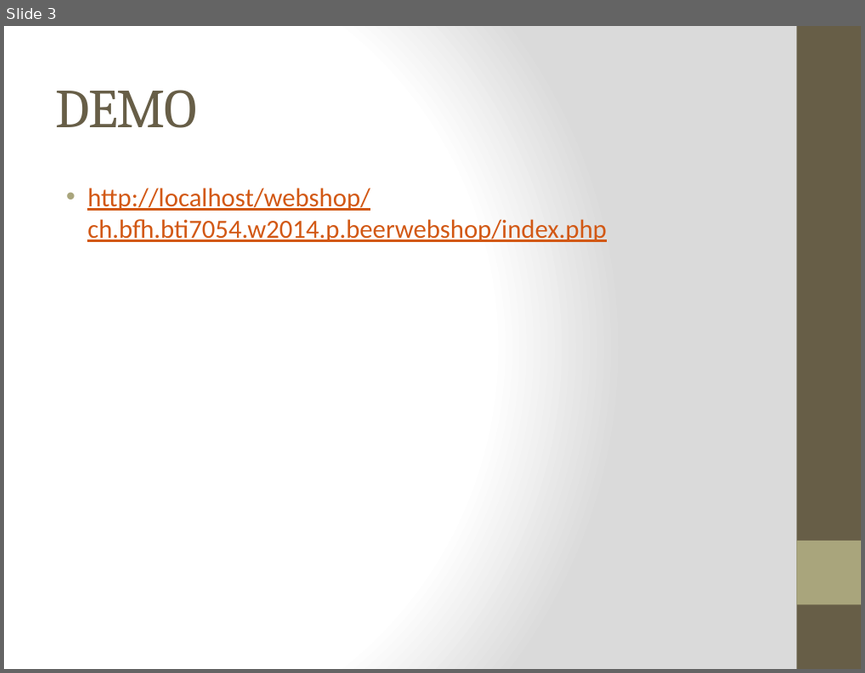
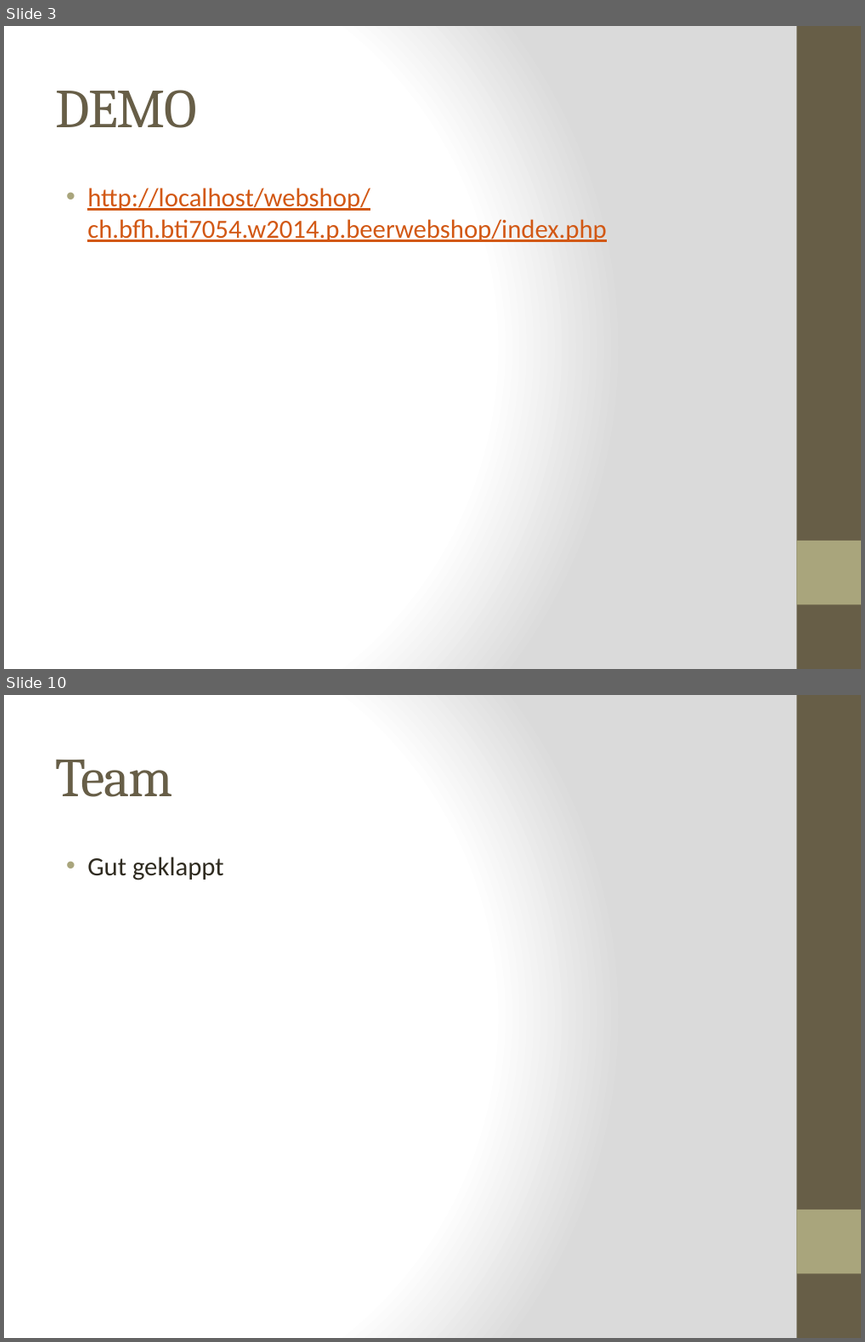
Before and after one commit to kochm8/ch.bfh.bti7054.w2014.p.beerwebshop, a slide deck: doc/Präsentation.pptx. Shown one above the other, each under a label of ours: slide 3 before the commit, slides 3 and 10 after it; the slides between them are not shown. The pictures are 865x673 and 865x1342 pixels, drawn with LibreOffice and Linux fonts; fonts in the diff are those of the drawing. Boxes give left, top, right and bottom in pixels: in the first picture for what was removed or moved away, otherwise in the second. Text is boxed around its words. In the diff, an @@ line names an element or a change of style, - is before the commit and + after.

```diff
--- a/doc/Präsentation.pptx
+++ b/doc/Präsentation.pptx
@@ slide 10 added at (x1=4, y1=695, x2=861, y2=1338), background gradient #FFFFFF to #DADADA; not listed: 2 template elements that a slide beside it also shows @@
@@ title added at (x1=55, y1=760, x2=172, y2=797), 46 pt, text #675E47 @@
+Team
@@ text added at (x1=87, y1=857, x2=224, y2=880), 22 pt, text #2F2B20 @@
+• Gut geklappt
```
Also in this commit, not shown: 1 slide changed, 7 other slides added.
